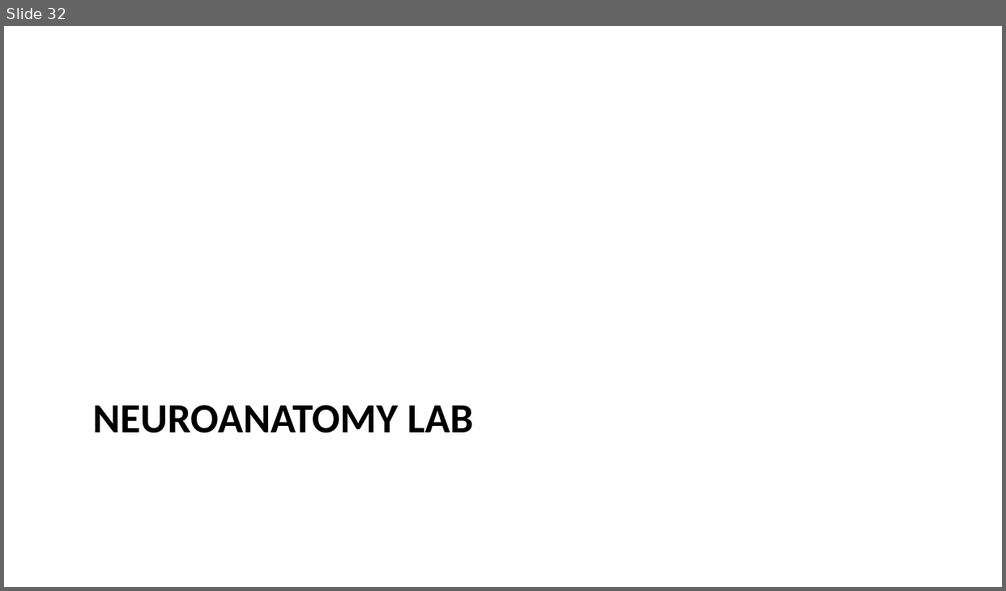
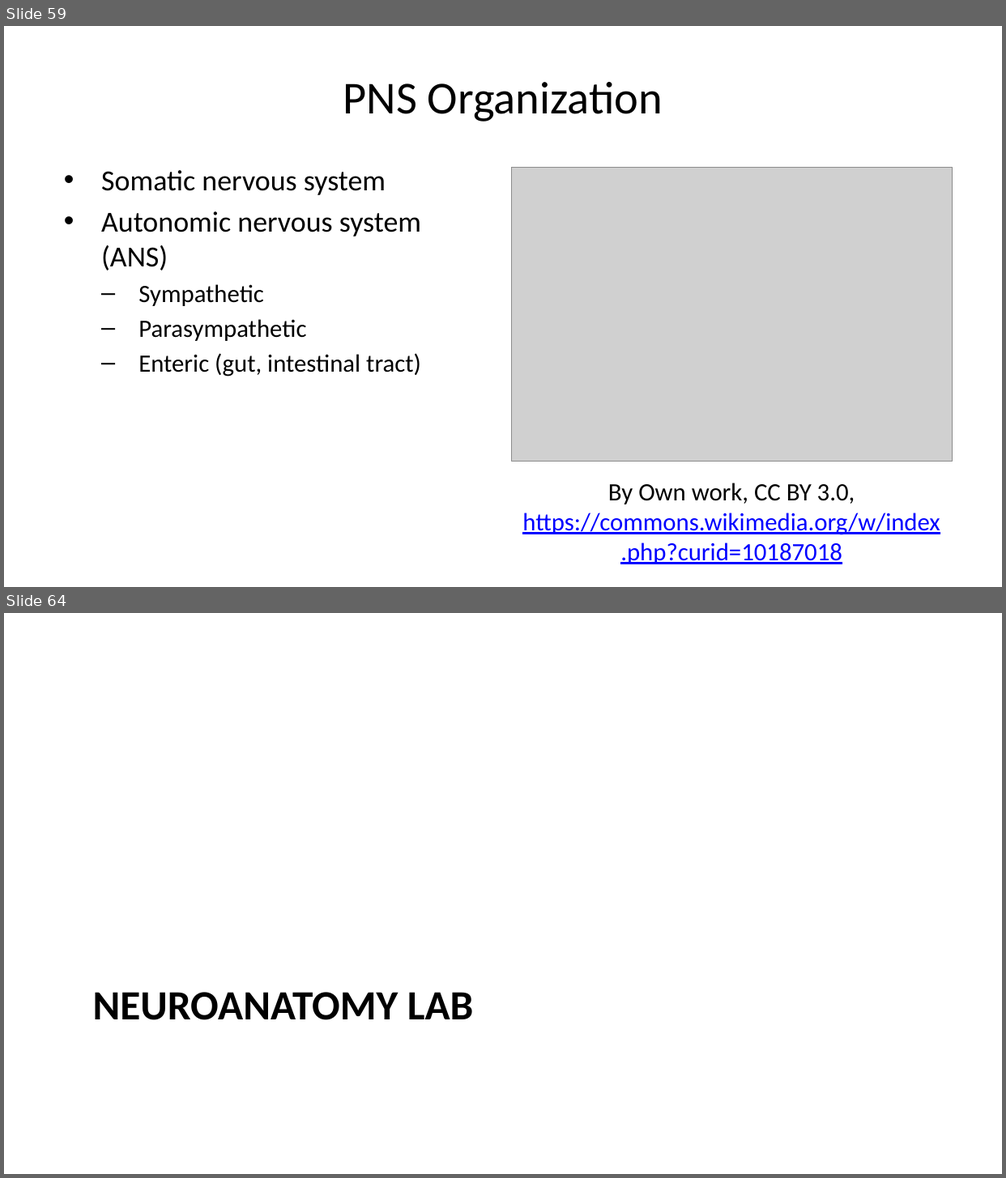
Before and after one commit to psu-psychology/psy-511-scan-fdns-2026-spring, a slide deck: docs/slides/wk-02-2026-01-22-anatomy.pptx. Shown one above the other, each under a label of ours: slide 32 before the commit, slides 59 and 64 after it; the slides between them are not shown. The pictures are 1006x591 and 1006x1178 pixels, drawn with LibreOffice and Linux fonts; fonts in the diff are those of the drawing; grey boxes stand for pictures. Boxes give left, top, right and bottom in pixels: in the first picture for what was removed or moved away, otherwise in the second. Text is boxed around its words. In the diff, an @@ line names an element or a change of style, - is before the commit and + after.

```diff
--- a/docs/slides/wk-02-2026-01-22-anatomy.pptx
+++ b/docs/slides/wk-02-2026-01-22-anatomy.pptx
@@ slide 59 added at bbox=[4, 26, 1002, 587], background #FFFFFF @@
@@ title added at bbox=[343, 82, 663, 122], 33 pt, text #000000 @@
+PNS Organization
@@ text added at bbox=[101, 170, 421, 377], 18 pt, text #000000 @@
+• Somatic nervous system
+• Autonomic nervous system (ANS)
+  – Sympathetic
+  – Parasympathetic
+  – Enteric (gut, intestinal tract)
@@ picture added at bbox=[511, 168, 952, 461] @@
@@ text added at bbox=[522, 483, 940, 565], 18 pt, text #0000FF, underline @@
+By Own work, CC BY 3.0, https://commons.wikimedia.org/w/index.php?curid=10187018
@@ what was slide 32 is now slide 64 @@
```
Also in this commit, not shown: 13 slides changed, 39 other slides added, 9 slides removed, 58 other files.
